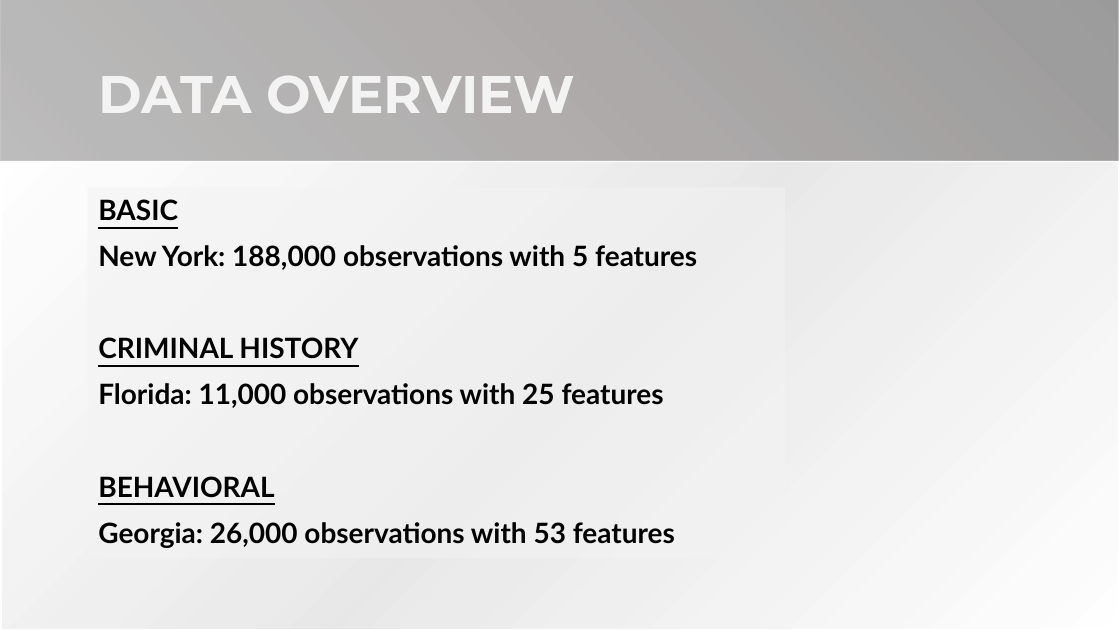
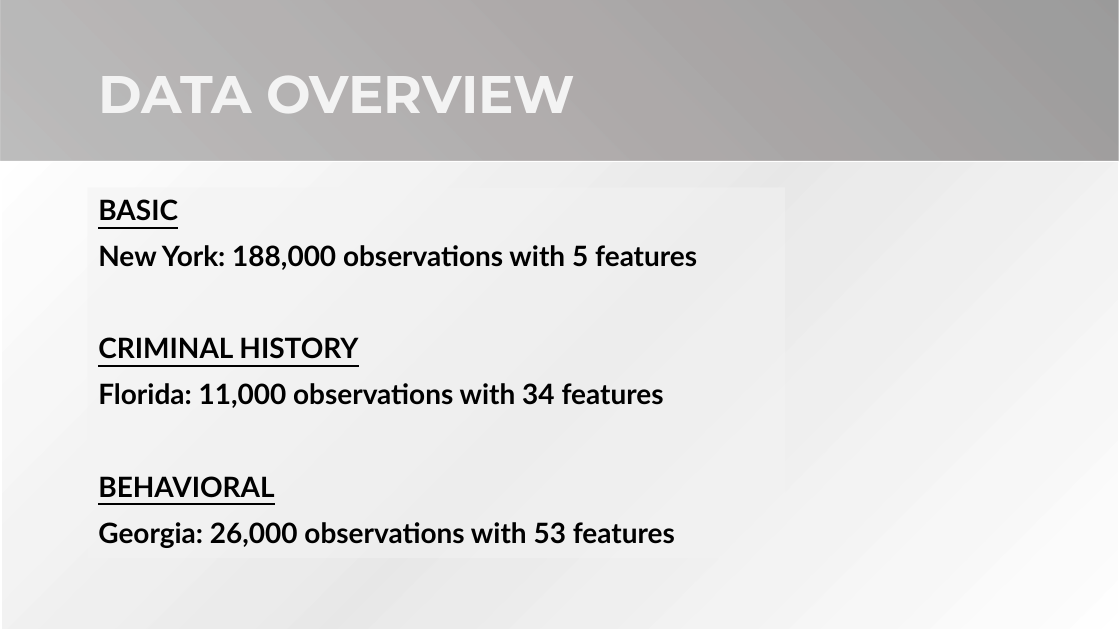
Before and after one commit to ga-dsi-822-group4/recidivism, a slide deck: slide 6 of presentation/Recidivism.pptx. Drawn at 1120x630 pixels with LibreOffice and Linux fonts; fonts in the diff are those of the drawing; background and template pictures are left out. Boxes give left, top, right and bottom in pixels: in the first picture for what was removed or moved away, otherwise in the second. Text is boxed around its words. In the diff, an @@ line names an element or a change of style, - is before the commit and + after.

```diff
--- a/presentation/Recidivism.pptx
+++ b/presentation/Recidivism.pptx
@@ text at (x1=98, y1=383, x2=664, y2=408): text changed @@
-Florida: 11,000 observations with 25 features
+Florida: 11,000 observations with 34 features
```
Also in this commit, not shown: 3 other slides changed, 3 other files.
